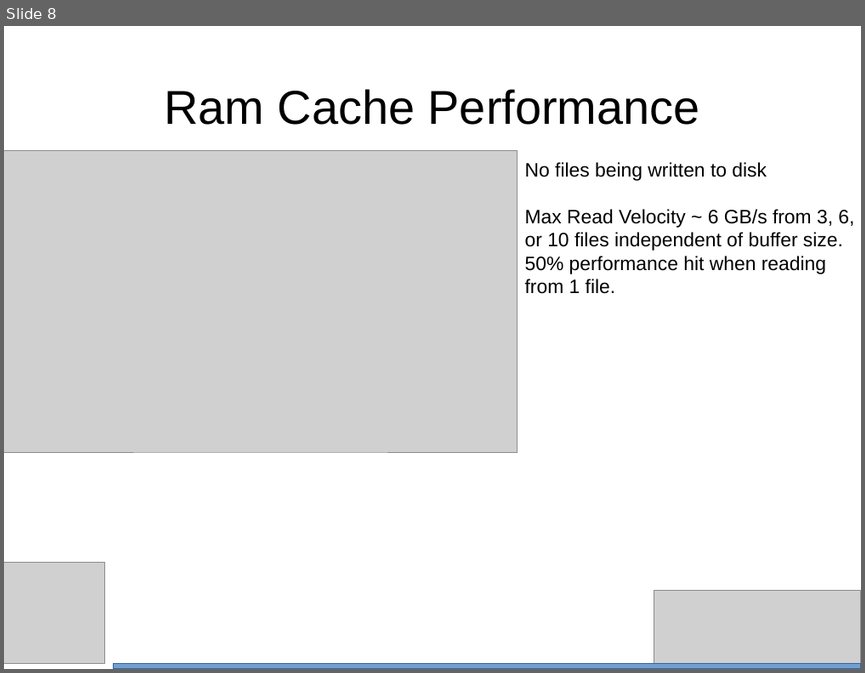
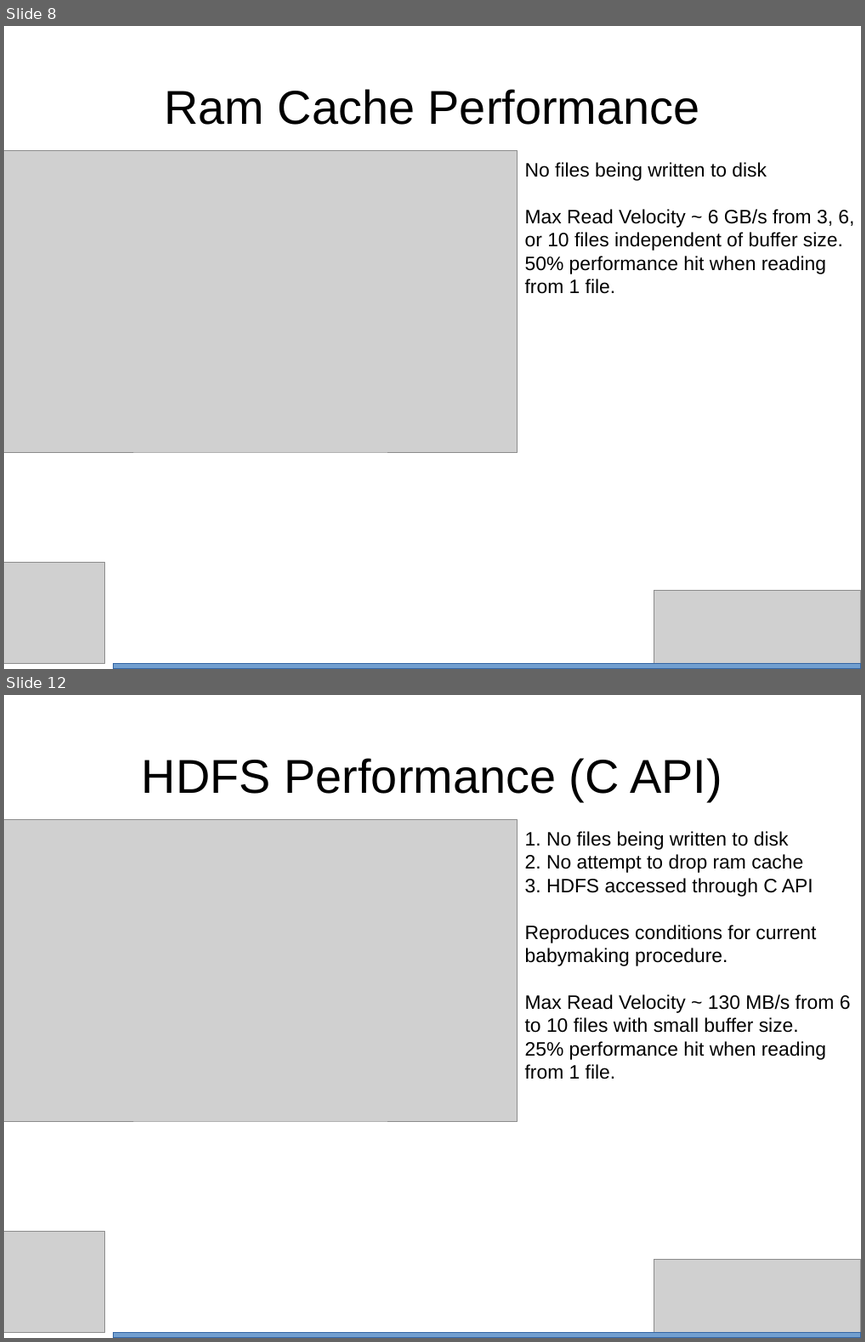
Before and after one commit to bth5032/CMS, a slide deck: Summer_2015/IOHeavyCI/Results/Powerpoint/performance.odp. Shown one above the other, each under a label of ours: slide 8 before the commit, slides 8 and 12 after it; the slides between them are not shown. The pictures are 865x673 and 865x1342 pixels, drawn with LibreOffice and Linux fonts; fonts in the diff are those of the drawing; grey boxes stand for pictures. Boxes give left, top, right and bottom in pixels: in the first picture for what was removed or moved away, otherwise in the second. Text is boxed around its words. In the diff, an @@ line names an element or a change of style, - is before the commit and + after.

```diff
--- a/Summer_2015/IOHeavyCI/Results/Powerpoint/performance.odp
+++ b/Summer_2015/IOHeavyCI/Results/Powerpoint/performance.odp
@@ slide 12 added at box(4, 695, 861, 1338), background #FFFFFF @@
@@ title added at box(142, 758, 722, 801), 44 pt, text #000000 @@
+HDFS Performance (C API)
@@ picture added at box(4, 819, 517, 1121) @@
@@ text added at box(525, 831, 851, 1079), 18 pt, text #000000 @@
+1. No files being written to disk
+2. No attempt to drop ram cache
+3. HDFS accessed through C API
+Reproduces conditions for current babymaking procedure.
+Max Read Velocity ~ 130 MB/s from 6 to 10 files with small buffer size.
+25% performance hit when reading from 1 file.
@@ picture added at box(4, 1231, 105, 1333) @@
@@ picture added at box(653, 1259, 861, 1338) @@
@@ rectangle added at box(113, 1333, 861, 1338), fill #729FCF, outline #3465A4 0 pt @@
```
Also in this commit, not shown: 5 slides changed, 1 other slide added, 5 other files.
